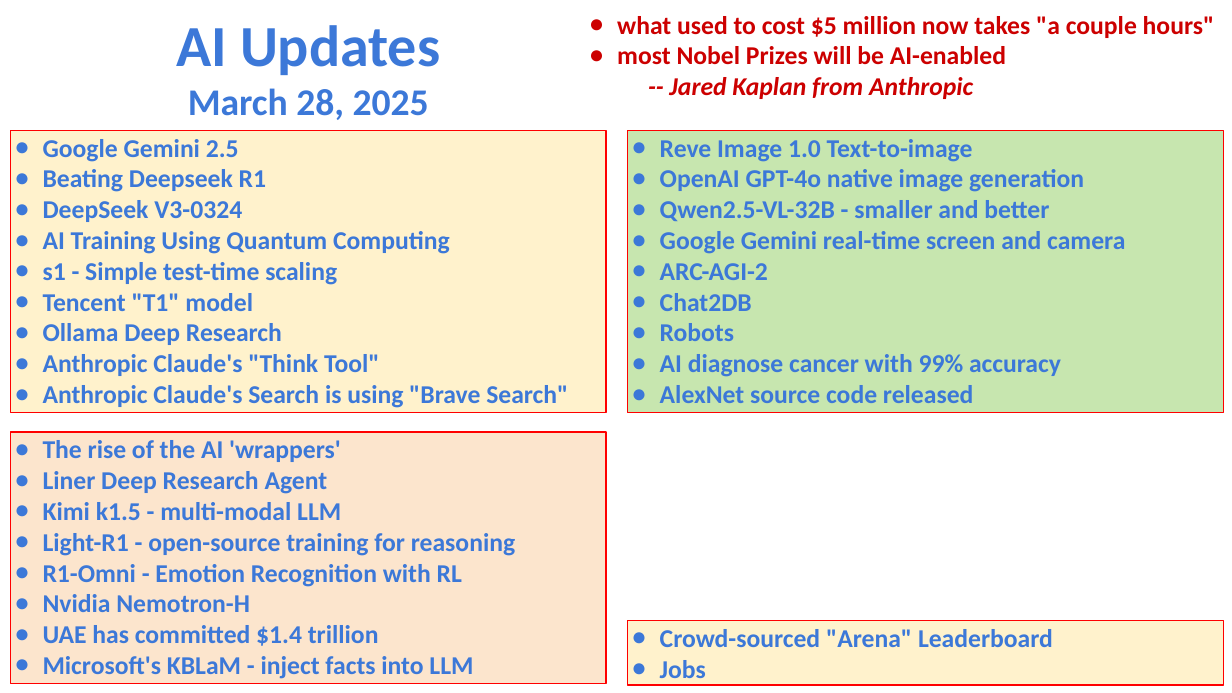
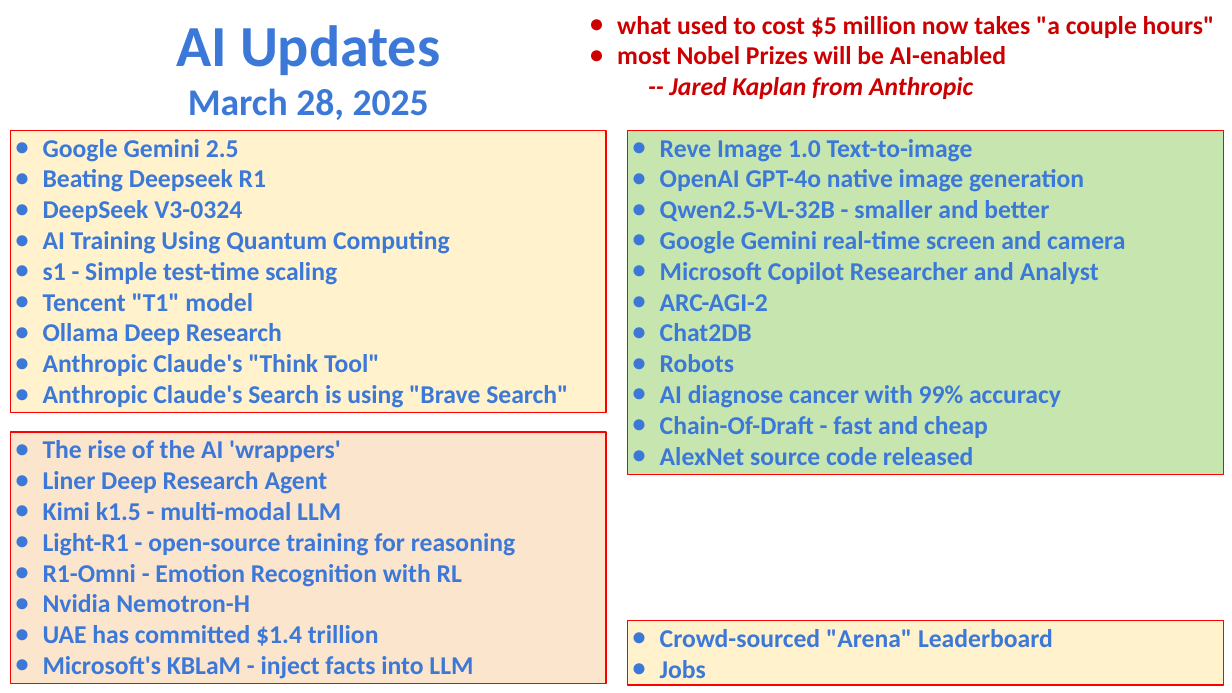
Before and after one commit to lselector/seminar, a slide deck: slide 1 of 2025/2025-03-28-AI-Updates.pptx. Drawn at 1232x693 pixels with LibreOffice and Linux fonts; fonts in the diff are those of the drawing. Boxes give left, top, right and bottom in pixels: in the first picture for what was removed or moved away, otherwise in the second. Text is boxed around its words. In the diff, an @@ line names an element or a change of style, - is before the commit and + after.

```diff
--- a/2025/2025-03-28-AI-Updates.pptx
+++ b/2025/2025-03-28-AI-Updates.pptx
@@ rectangle "Reve Image 1.0 Text-to-image": place and size @@
-rectangle "Reve Image 1.0 Text-to-image" at [628,131,1223,413]
+rectangle "Reve Image 1.0 Text-to-image" at [628,131,1223,476]
@@ text in rectangle at [660,262,1099,284]: paragraph added @@
+● Microsoft Copilot Researcher and Analyst
@@ text in rectangle at [660,416,988,438]: paragraph added @@
+● Chain-Of-Draft - fast and cheap
```
Also in this commit, not shown: 5 other slides changed, 1 slide added.
